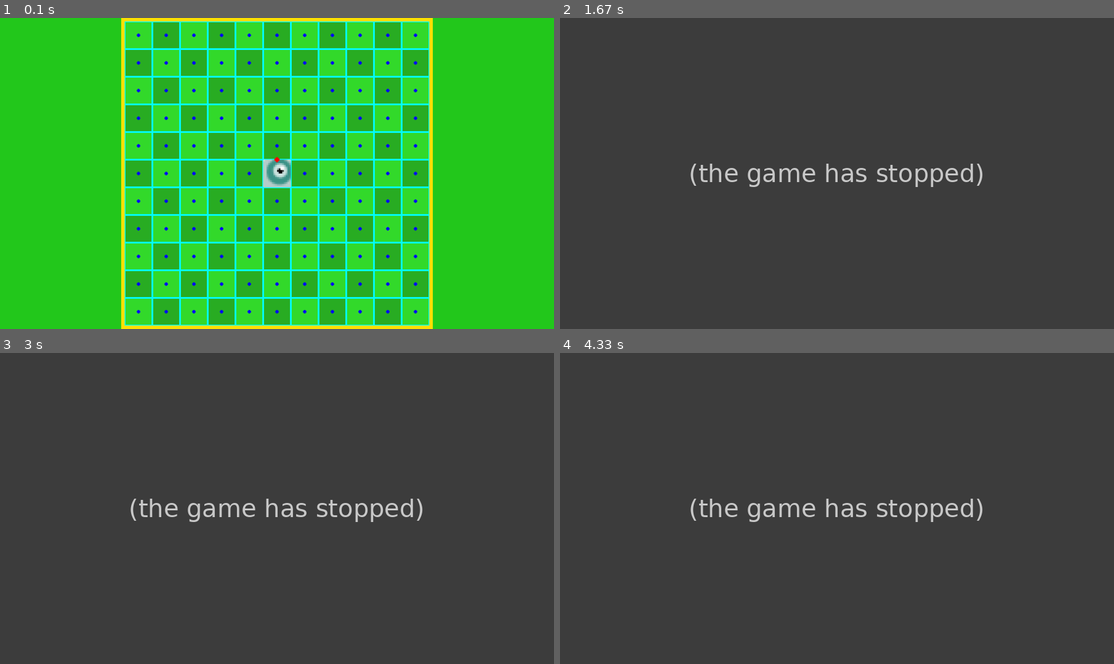
Above: before the commit, frames 1-4 (two rows, left to right).
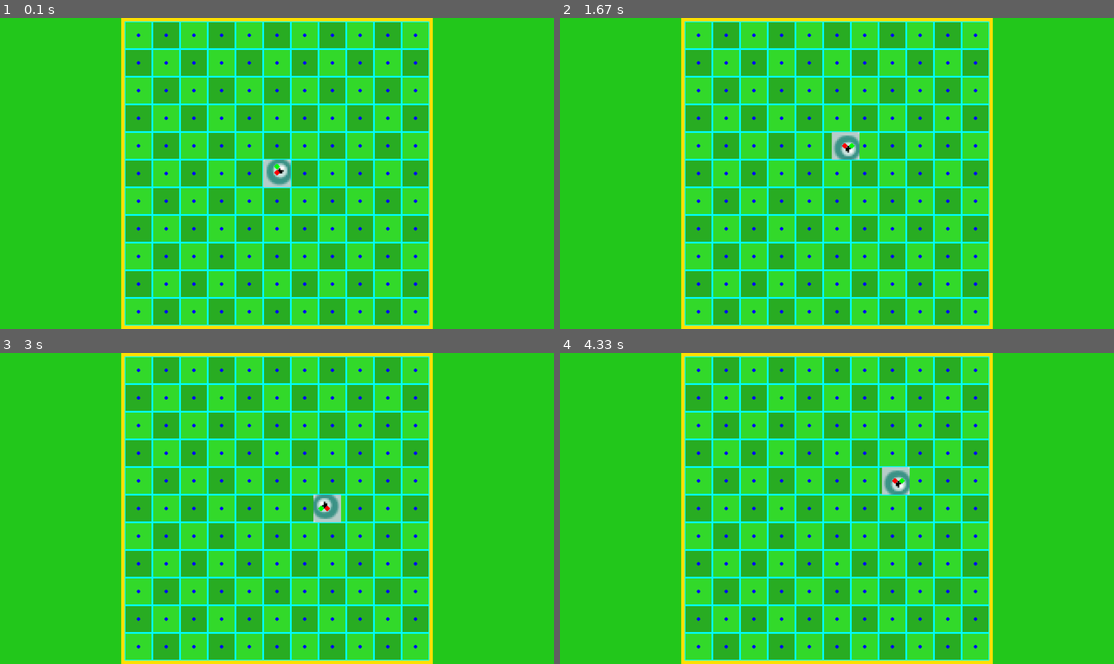
Above: after the commit, the same moments.

Repository: LZX1000/College-I
Game: pygame game, started from Snake2.py
Two runs of this game, one before a commit and one after it. Both use one fixed random seed, a clock stepped at 60 frames per second and the inputs below.
Inputs:
- Up to frame 1 (0.1 s): no input
- Up to frame 2 (1.67 s): hold Right 0.33-0.8 s; hold Up 0.83-1.13 s; tap R at 1.17 s; hold Right from 1.5 s (still down)
- Up to frame 3 (3 s): release Right at 1.97 s; hold A 2-2.53 s; hold Down 2.57-2.87 s; hold A from 2.9 s (still down)
- Up to frame 4 (4.33 s): release A at 3.3 s; hold Up 3.33-3.7 s; hold D from 3.73 s (still down)

The runs differ from the first frame. In frame 1, less than 0.1% of the frame differs, in the area x 49-51%, y 44-51%; in frame 2, 100%; in frame 3, 100%; in frame 4, 100%, in the area x 0-100%, y 0-100%.
Error before the commit: AttributeError: 'list' object has no attribute 'collision_point' (Snake2.py line 244); the game stopped at 0.33 s (later frames are placeholders)

Commit message:
Kinda fixed janky moving. The sprite still acts kinda weird and the nose is in the center of the player

Diff:
--- a/Snake2.py
+++ b/Snake2.py
@@ -10,6 +10,48 @@
     pygame.display.set_caption("Snake")
 
     class GamePlayer(pygame.sprite.Sprite):
+        class Nose(pygame.sprite.Sprite):
+            def __init__(self, player):
+                super().__init__()
+                self.pos = pygame.Vector2(player.rect.centerx, player.rect.top)
+                self.rect = pygame.rect.Rect(self.pos[0], self.pos[1], 1, 1)
+
+            def update(self, pos):
+                offset_x = 0
+                offset_y = -self.rect.height / 2
+                radians = math.radians(-player.angle)
+                rotated_x = offset_x * math.cos(radians) - offset_y * math.sin(radians)
+                rotated_y = offset_x * math.sin(radians) + offset_y * math.cos(radians)
+                self.pos.x = self.rect.centerx + rotated_x
+                self.pos.y = self.rect.centery + rotated_y
+                self.rect.center = pos
+
+            def debug(self, internal_surface):
+                pygame.draw.circle(internal_surface, (255, 0, 0),
+                                   (int(player.nose.pos.x),
+                                   int(player.nose.pos.y)), 3)
+
+        class MovementPoint(pygame.sprite.Sprite):
+            def __init__(self, player):
+                super().__init__()
+                self.pos = pygame.Vector2(player.rect.centerx, player.rect.centery - player.rect.height / 4)
+                self.rect = pygame.rect.Rect(self.pos[0], self.pos[1], 1, 1)
+
+            def update(self, pos):
+                offset_x = 0
+                offset_y = -player.rect.height / 4
+                radians = math.radians(-player.angle)
+                rotated_x = offset_x * math.cos(radians) - offset_y * math.sin(radians)
+                rotated_y = offset_x * math.sin(radians) + offset_y * math.cos(radians)
+                self.pos.x = self.rect.centerx + rotated_x
+                self.pos.y = self.rect.centery + rotated_y
+                self.rect.center = pos
+
+            def debug(self, internal_surface):
+                pygame.draw.circle(internal_surface, (0, 255, 0),
+                                   (int(player.movement_point.pos.x),
+                                   int(player.movement_point.pos.y)), 3)
+
         def __init__(self, pos, size=None):
             super().__init__()
             self.source_image = pygame.image.load(f"assets/GameCharacter.png")
@@ -24,27 +66,23 @@
             self.angle = 0
 
             self.rect = self.image.get_rect(center=pos)
-            self.collision_point = pygame.Vector2(self.rect.centerx, self.rect.top)
-
-        def update_collision_point(self):
-            offset_x = 0
-            offset_y = -self.rect.height / 2
-            radians = math.radians(-self.angle)
-            rotated_x = offset_x * math.cos(radians) - offset_y * math.sin(radians)
-            rotated_y = offset_x * math.sin(radians) + offset_y * math.cos(radians)
-            self.collision_point.x = self.rect.centerx + rotated_x
-            self.collision_point.y = self.rect.centery + rotated_y
+
+            self.nose = self.Nose(self)
+            self.movement_point = self.MovementPoint(self)
 
         def update(self, display_surface, pos):
             # # Update positions
             self.rect.center = pos
-            self.update_collision_point()
             rotated_image = pygame.transform.rotate(self.image, self.angle)
             rotated_rect = rotated_image.get_rect(center=self.rect.center)
+            self.nose.update(pos)
+            self.movement_point.update(pos)
             # # Render player
             display_surface.blit(rotated_image, rotated_rect.topleft)
-            '''debug code'''
-            pygame.draw.circle(internal_surface, (255, 0, 0), (int(player.collision_point.x), int(player.collision_point.y)), 3)
+
+        def debug(self, internal_surface):
+            self.nose.debug(internal_surface)
+            self.movement_point.debug(internal_surface)
 
     class Backgrounds():
         class Menu(pygame.sprite.Sprite):
@@ -68,7 +106,8 @@
         class GameBlock(pygame.sprite.Sprite):
             def __init__(self, pos, block_width):
                 super().__init__()
-                self.collision_point = pygame.Vector2(pos)
+                self.pos = pos
+                self.collision_point = pygame.Vector2(self.pos)
                 self.rect = pygame.rect.Rect(pos[0] - block_width / 2, pos[1] - block_width / 2,
                                              block_width, block_width)
 
@@ -153,12 +192,12 @@
 
     # Player Settings
     movement_speed = 60
-    normal_movement_speed = movement_speed
     player_pos = pygame.Vector2((internal_width // 2), (internal_height // 2))
 
     player = GamePlayer(player_pos)
     player_movement = (0, 0)
     running = True
+    free = True
     requested_movement = False
     gamestate = "game"
     max_fps = 60
@@ -191,57 +230,46 @@
             # Misc inputs
             if keys[pygame.K_ESCAPE]:
                 gamestate = "menu"
-            if keys[pygame.K_LSHIFT] or keys[pygame.K_RSHIFT]:
-                movement_speed /= 2
-                # diagonal_speed = movement_speed / math.sqrt(2)
-            else:
-                movement_speed = normal_movement_speed
-                # diagonal_speed = movement_speed / math.sqrt(2)
             if keys[pygame.K_r]:
                 player_pos = pygame.Vector2((internal_width // 2), (internal_height // 2))
-            # # Diagonal movement
-            # if keys[pygame.K_w] and keys[pygame.K_a] or keys[pygame.K_UP] and keys[pygame.K_LEFT]:
-            #     player_pos.x -= diagonal_speed * dt
-            #     player_pos.y -= diagonal_speed * dt
-            # elif keys[pygame.K_w] and keys[pygame.K_d] or keys[pygame.K_UP] and keys[pygame.K_RIGHT]:
-            #     player_pos.x += diagonal_speed * dt
-            #     player_pos.y -= diagonal_speed * dt
-            # elif keys[pygame.K_s] and keys[pygame.K_a] or keys[pygame.K_DOWN] and keys[pygame.K_LEFT]:
-            #     player_pos.x -= diagonal_speed * dt
-            #     player_pos.y += diagonal_speed * dt
-            # elif keys[pygame.K_s] and keys[pygame.K_d] or keys[pygame.K_DOWN] and keys[pygame.K_RIGHT]:
-            #     player_pos.x += diagonal_speed * dt
-            #     player_pos.y += diagonal_speed * dt
-            # Straight movement
+            # Movement detection
             if keys[pygame.K_w] or keys[pygame.K_UP]:
-                player.angle = 0
-                requested_direction = (0, -1)
-                requested_movement = True
-                # player_pos.y -= movement_speed * dt
+                if player_movement != (0, 1):
+                    player.angle = 0
+                    requested_direction = (0, -1)
+                    requested_movement = True
             elif keys[pygame.K_s] or keys[pygame.K_DOWN]:
-                player.angle = 180
-                requested_direction = (0, 1)
-                requested_movement = True
-                # player_pos.y += movement_speed * dt
+                if player_movement != (0, -1):
+                    player.angle = 180
+                    requested_direction = (0, 1)
+                    requested_movement = True
             elif keys[pygame.K_a] or keys[pygame.K_LEFT]:
-                player.angle = 90
-                requested_direction = (-1, 0)
-                requested_movement = True
-                # player_pos.x -= movement_speed * dt
+                if player_movement != (1, 0):
+                    player.angle = 90
+                    requested_direction = (-1, 0)
+                    requested_movement = True
             elif keys[pygame.K_d] or keys[pygame.K_RIGHT]:
-                player.angle = 270
-                requested_direction = (1, 0)
-                requested_movement = True
-                # player_pos.x += movement_speed * dt
+                if player_movement != (-1, 0):
+                    player.angle = 270
+                    requested_direction = (1, 0)
+                    requested_movement = True
 
             # Player movement
-            if background.grass.rect.collidepoint(player.collision_point):
-                if requested_movement and requested_direction != player_movement:
-                    movement_point = pygame.sprite.spritecollide(player, background.grass.blocks_group, False)
-                    if movement_point:
+            if background.grass.rect.collidepoint(player.nose.pos):
+                if requested_movement and requested_direction != player_movement and free:
+                    movement_box = pygame.sprite.spritecollide(player.movement_point, background.grass.blocks_group, False)
+                    if movement_box:
+                        old_movement_box = movement_box
                         requested_movement = False
+                        free = False
                         player_movement = requested_direction
-                        player_pos = movement_point.collision_point
+                        player_pos.x = movement_box[0].pos[0]
+                        player_pos.y = movement_box[0].pos[1]
+                        movement_box = None
+
+                elif not free:
+                    if not pygame.sprite.spritecollide(player.movement_point, old_movement_box, False):
+                        free = True
 
                 player_pos.x += player_movement[0] * movement_speed * dt
                 player_pos.y += player_movement[1] * movement_speed * dt
@@ -250,14 +278,16 @@
                 gamestate = "menu"
 
             # Player bounds
-            if not background.grass.rect.collidepoint(player.collision_point):
+            if not background.grass.rect.collidepoint(player.nose.pos):
                 gamestate = "menu"
 
             # Render in 640x360
             internal_surface.fill((36, 201, 29)) # Sub-background
             background.game_update(internal_surface, background_pos)
             background.grass.debug(internal_surface)
+            # Render Player
             player.update(internal_surface, player_pos)
+            player.debug(internal_surface)
 
             # Upscale to 1920x1080
             scaled_surface = pygame.transform.scale(internal_surface, screen_size)
